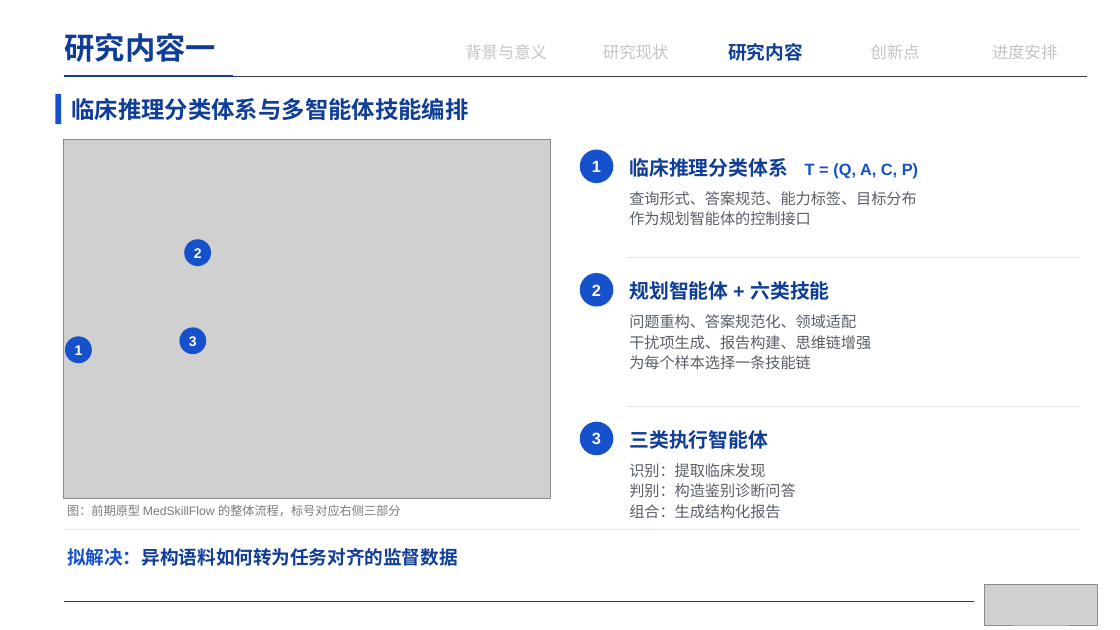
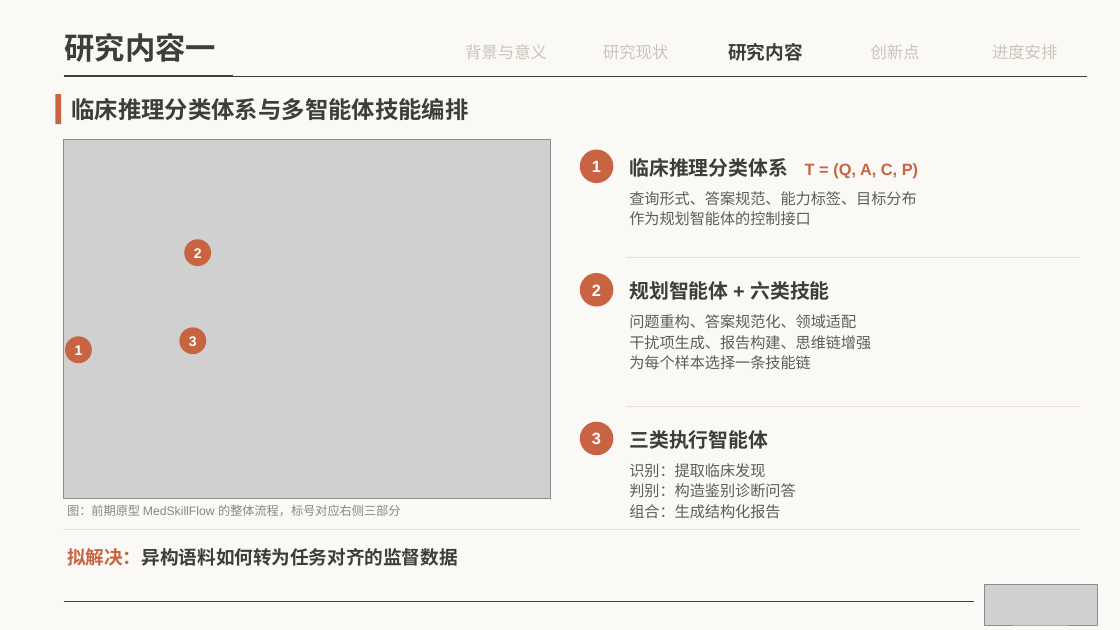
Before and after one commit to irving-2222/Graduation-Thesis, a slide deck: slide 14 of 开题答辩.pptx. Drawn at 1120x630 pixels with LibreOffice and Linux fonts; fonts in the diff are those of the drawing; grey boxes stand for pictures. Boxes give left, top, right and bottom in pixels: in the first picture for what was removed or moved away, otherwise in the second. Text is boxed around its words. In the diff, an @@ line names an element or a change of style, - is before the commit and + after.

```diff
--- a/开题答辩.pptx
+++ b/开题答辩.pptx
@@ background #FFFFFF to #FAF9F5 @@
@@ text "研究内容一" at <box>65,33,217,62</box>: font Arial to Cambria, text colour #103D98 to #3D3D3A @@
@@ line (64, 76) - (1088, 76): stroke #373B43 0.5 pt to #3D3D3A 0.5 pt @@
@@ line (64, 76) - (233, 76): stroke #103D98 1.75 pt to #3D3D3A 1.75 pt @@
@@ text "临床推理分类体系与多智能体技能编排" at <box>71,98,468,120</box>: font Arial to Cambria, text colour #103D98 to #3D3D3A @@
@@ fill #1551CA to #C96442 in 7 elements at <box>65,336,92,363</box>, <box>184,239,211,266</box>, <box>179,328,206,355</box>, <box>580,150,613,183</box>, <box>580,273,613,307</box>, <box>580,422,613,455</box>, <box>55,94,61,124</box> @@
@@ text "临床推理分类体系 T = (Q, A, ..." at <box>629,158,918,178</box>: text colour #103D98 to #3D3D3A in "临床推理分类体系"; text colour #1551CA to #C96442 in "T = (Q, A, C, P)" @@
@@ line (626, 258) - (1081, 258): stroke #E3E6EA 1 pt to #E3E0D6 1 pt @@
@@ line (626, 407) - (1081, 407): stroke #E3E6EA 1 pt to #E3E0D6 1 pt @@
@@ text colour #103D98 to #3D3D3A in 3 elements at <box>728,43,802,61</box>, <box>629,281,829,300</box>, <box>629,430,768,449</box> @@
@@ text colour #595F69 to #5E5D59 in 3 elements at <box>629,191,916,225</box>, <box>629,314,871,369</box>, <box>629,463,795,519</box> @@
@@ text "拟解决：异构语料如何转为任务对齐的监督数据" at <box>67,548,458,566</box>: text colour #1551CA to #C96442, text colour #103D98 to #3D3D3A in "拟解决：异构语料如何转为任务对齐的监督数据" @@
@@ line (64, 529) - (1081, 529): stroke #E3E6EA 1 pt to #E3E0D6 1 pt @@
@@ line (64, 602) - (974, 602): stroke #103D98 0.5 pt to #3D3D3A 0.5 pt @@
```
Also in this commit, not shown: 21 other slides changed, 1 other file.
